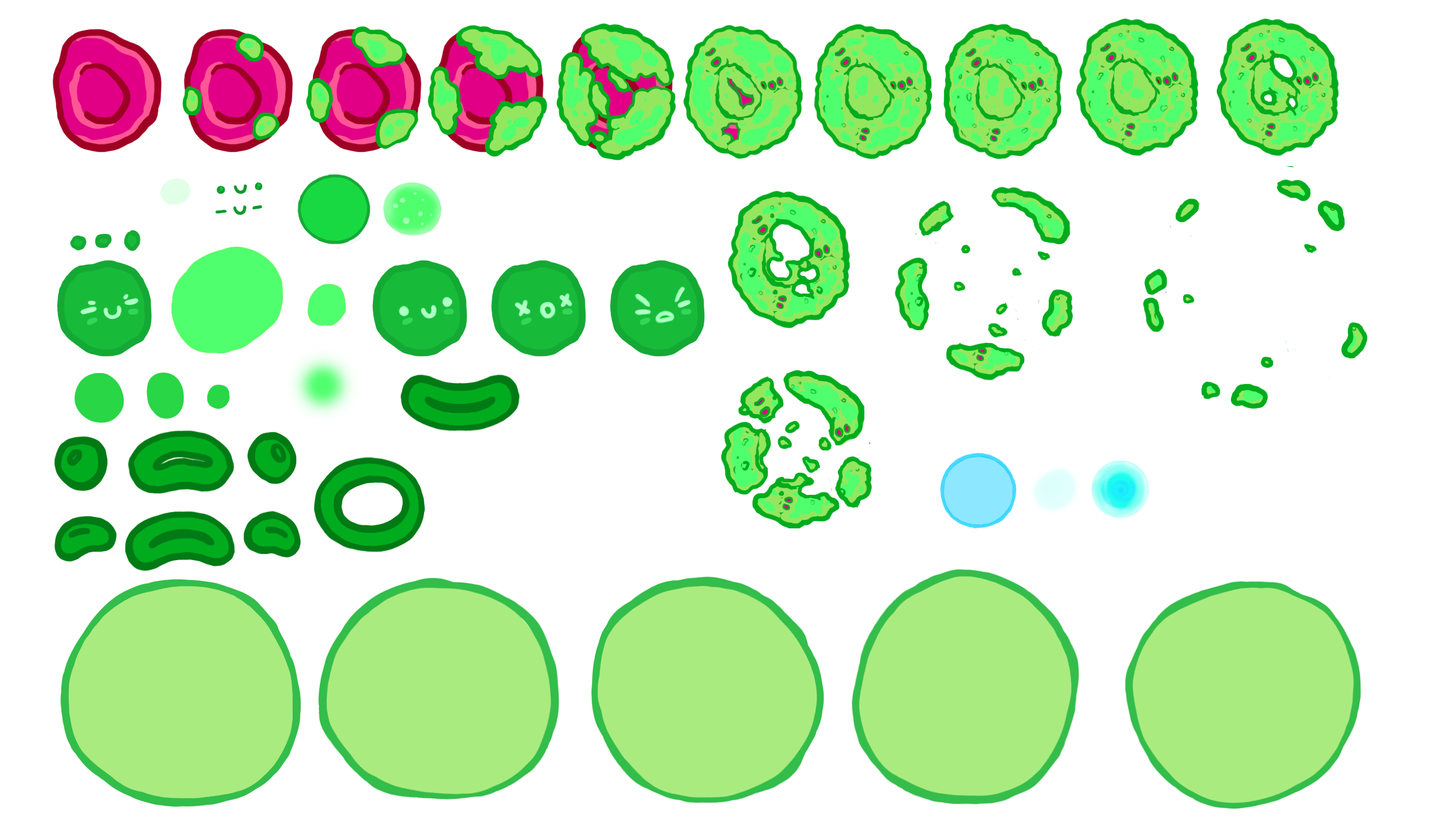
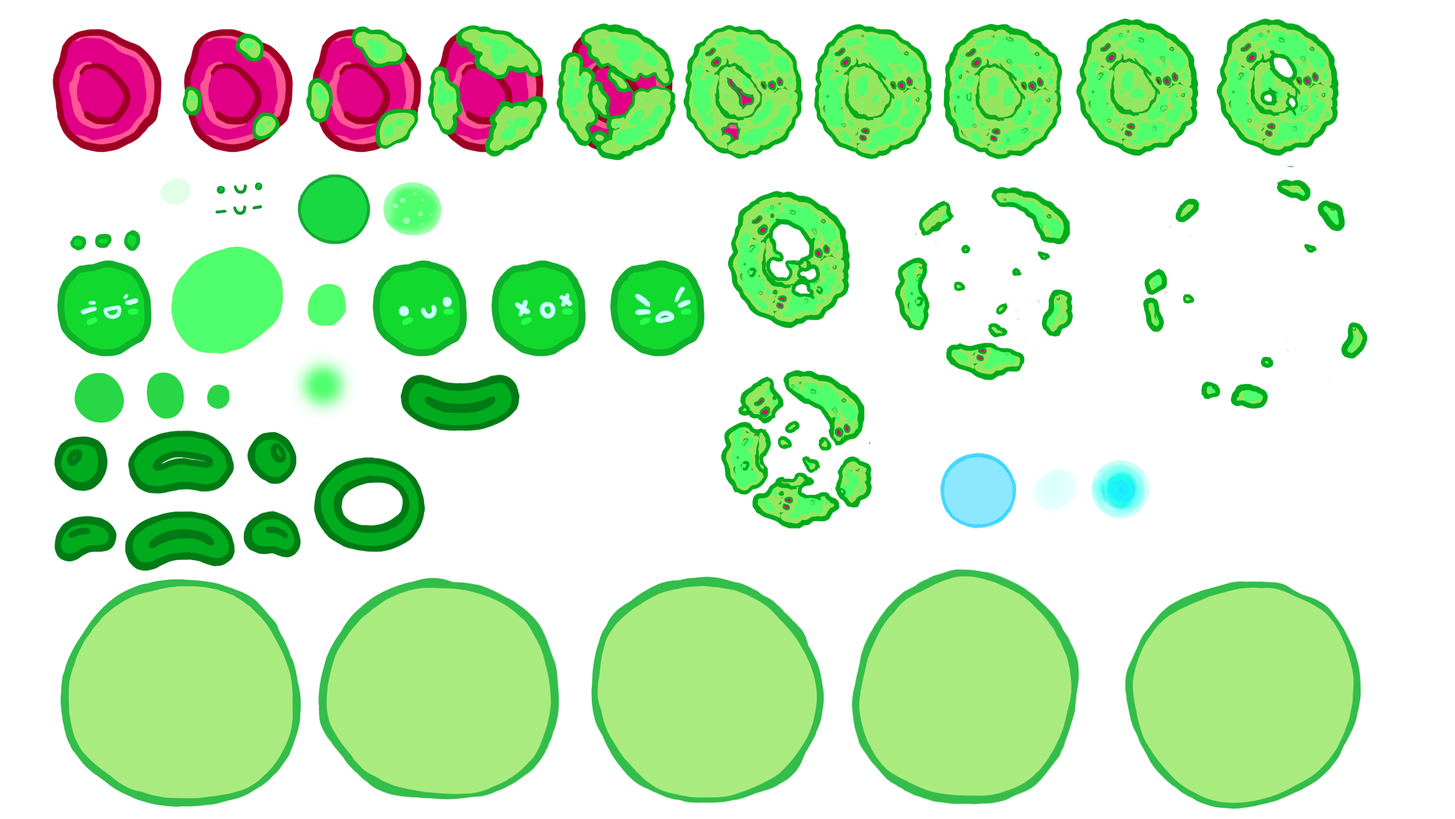
Two versions of the same layered image (1455x819). Layer-by-layer changes:
hid "Capa 5" over bbox(56, 259, 705, 357)
